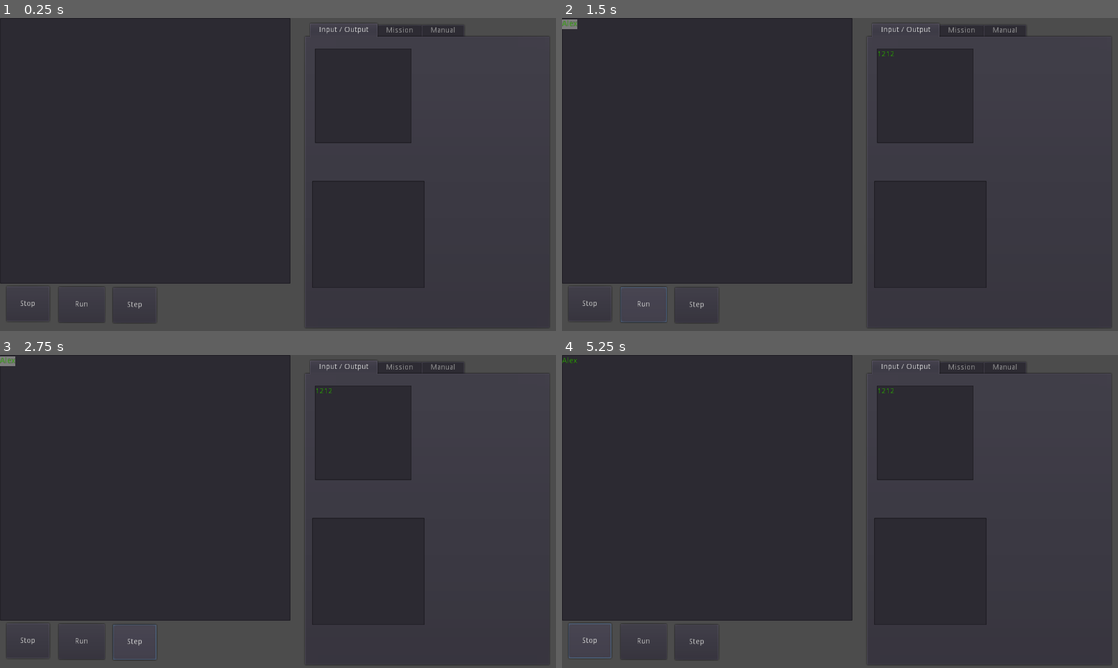
Above: before the commit, frames 1-4 (two rows, left to right).
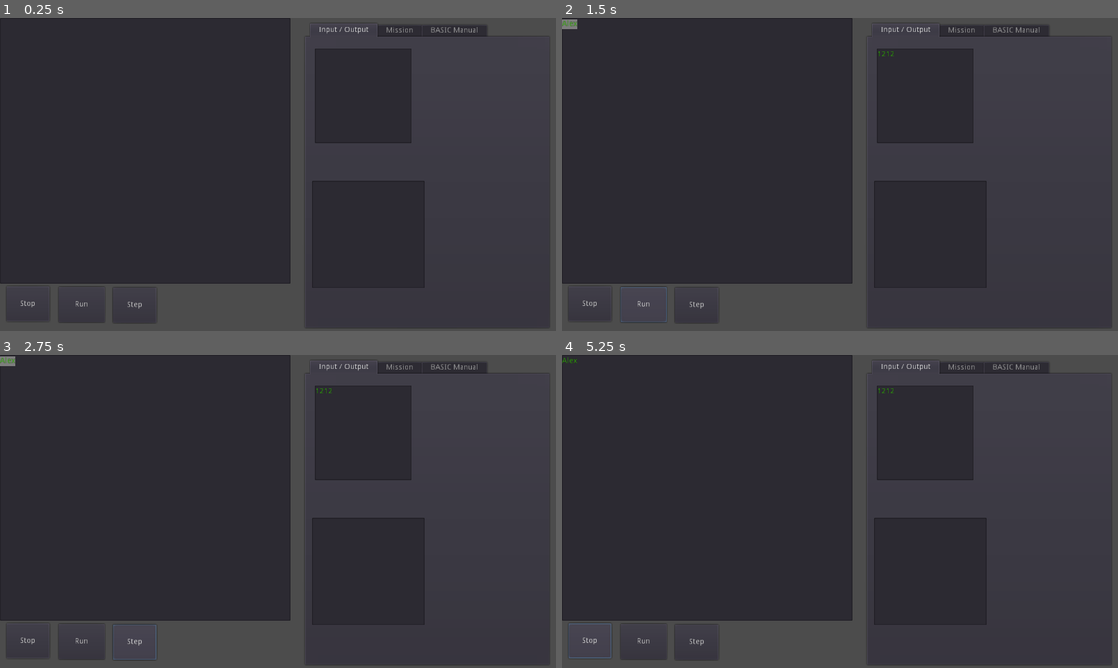
Above: after the commit, the same moments.

Repository: dulsi/LearningBasic
Game: Godot game, scene res://basic.tscn
Same seed, same stepped clock (60 frames per second), same inputs: the game is played once before the commit and once after it.
Inputs (mouse positions are in pixels of both pictures, inside the frame that each line leads up to):
- Up to frame 1 (0.25 s): no input
- Up to frame 2 (1.5 s): click (706, 149) at 0.52 s; type "Alex" at 0.6 s; click (923, 96) at 0.75 s; type "12" at 0.83 s; click (928, 233) at 0.98 s; type "12" at 1.07 s; click "Run" at 1.25 s
- Up to frame 3 (2.75 s): click "Step" at 2 s
- Up to frame 4 (5.25 s): click "Stop" at 2.75 s; click "Run" at 3.5 s; click "Step" at 4.25 s; click "Stop" at 5 s

The runs differ from the first frame. In frame 1, 0.2% of the frame differs, in the area x 77-88%, y 2-6%; in frame 2, 0.2%; in frame 3, 0.2%; in frame 4, 0.2%.

Commit message:
Update FOR manual entry.

Diff:
--- a/RightPanel.gd
+++ b/RightPanel.gd
@@ -9,6 +9,7 @@
 # Called when the node enters the scene tree for the first time.
 func _ready():
 	set_tab_title(0, "Input / Output")
+	set_tab_title(2, "BASIC Manual")
 
 
 # Called every frame. 'delta' is the elapsed time since the previous frame.
--- a/manual.gd
+++ b/manual.gd
@@ -5,9 +5,9 @@
 # var a = 2
 # var b = "text"
 var manual = {
-	"main" : "[center]BASIC Manual[/center]\nTable of Contents\n[url]for[/url]\n[url]print[/url]",
-	"for" : "[center]For statement[/center]\nFor description",
-	"print" : "[center][b]PRINT statement[/b][/center]\n\nprint [<expression>] [[;|,]<expression>...]\n\nThe print commands outputs the arguments to the screen. Th …(502 unchanged characters)…
+	"main" : "[center]Table of Contents[/center]\n\n[url]for[/url]\n[url]print[/url]",
+	"for" : "[center][b]FOR statement[/b][/center]\n\nfor <counter-variable>=<start-number> to <end-number>\n\nThe FOR command executes a series of statements for a specified number of times.\n\nExamples\n\n10 for x=1 to 10\n20 print \"Loop \" x\n30 next x\n\n[url=main]Return to Table of Contents[/url]",
+	"print" : "[center][b]PRINT statement[/b][/center]\n\nprint [<expression>] [[;|,]<expression>...]\n\nThe PRINT command outputs the arguments to the screen. Th …(502 unchanged characters)…
 }
 
 # Called when the node enters the scene tree for the first time.
